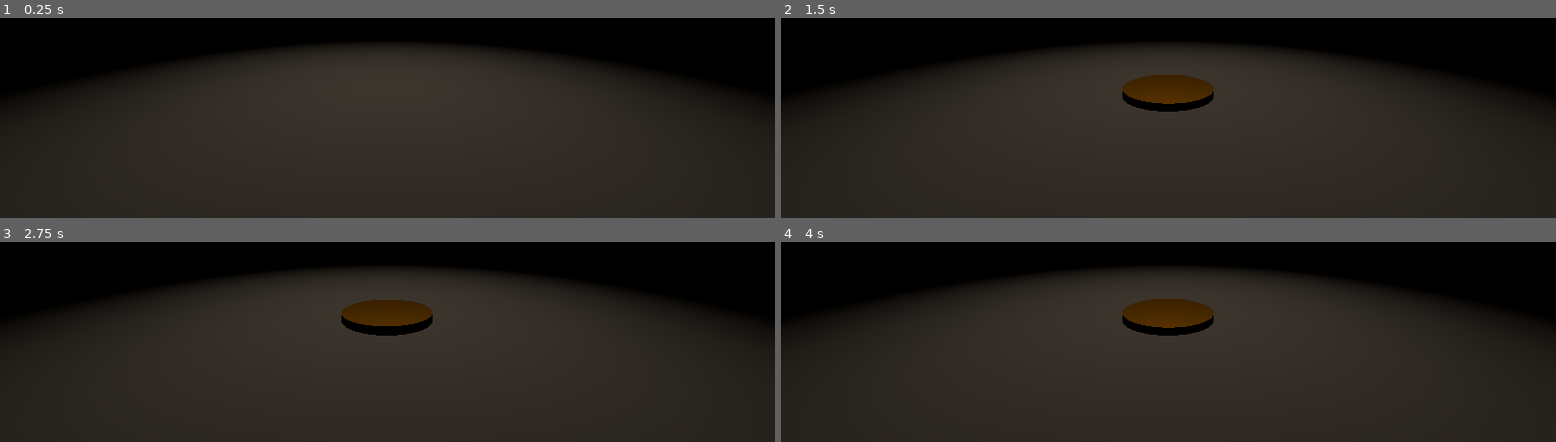
Above: before the commit, frames 1-4 (two rows, left to right).
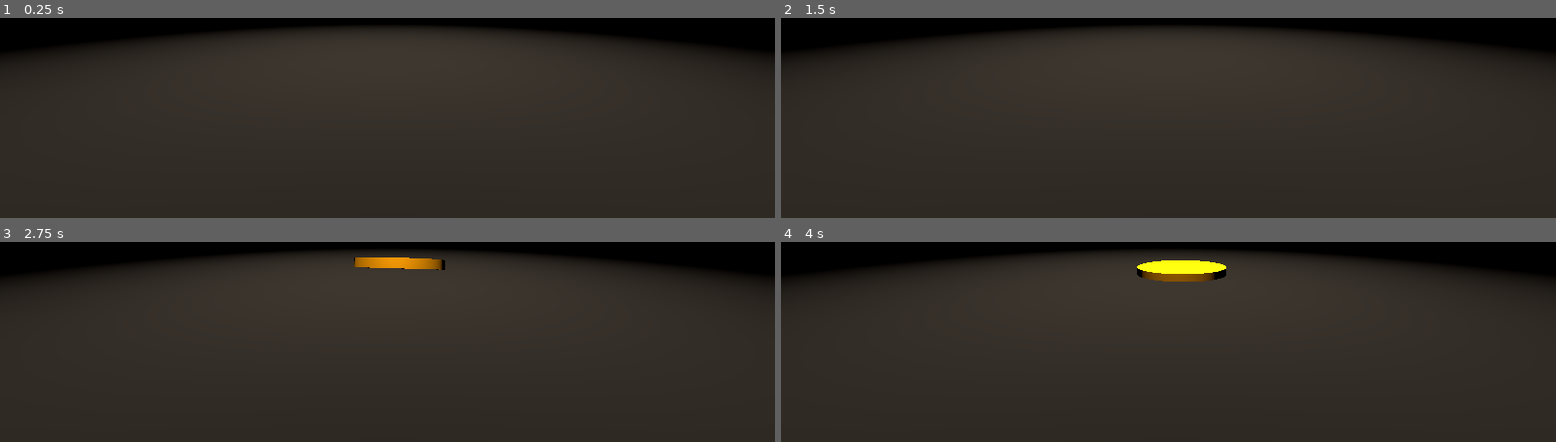
Above: after the commit, the same moments.

Repository: Zawaer/coin-thing
Game: Godot game, scene res://main.tscn
Two runs of this game, one before a commit and one after it. Both use one fixed random seed, a clock stepped at 60 frames per second and the inputs below.
Inputs:
- Up to frame 1 (0.25 s): no input
- Up to frame 2 (1.5 s): tap Enter at 0.5 s
- Up to frame 3 (2.75 s): tap Space at 2 s
- Up to frame 4 (4 s): no input

The runs differ from the first frame. In frame 1, 17% of the frame differs, in the area x 0-100%, y 4-50%; in frame 2, 19%; in frame 3, 19%; in frame 4, 19%.

Commit message:
Refine Coin material properties and adjust Camera and Coin transforms for improved scene integration

Diff:
--- a/coin.tscn
+++ b/coin.tscn
@@ -5,8 +5,8 @@
 
 [sub_resource type="StandardMaterial3D" id="StandardMaterial3D_6qpsl"]
 albedo_color = Color(1.3039066, 0.9075456, 0, 1)
-metallic = 1.0
-roughness = 0.2
+metallic = 0.8
+roughness = 0.7
 
 [sub_resource type="CylinderShape3D" id="CylinderShape3D_6qpsl"]
 height = 0.1
--- a/main.tscn
+++ b/main.tscn
@@ -16,7 +16,7 @@
 [node name="Main" type="Node3D"]
 
 [node name="Camera3D" type="Camera3D" parent="."]
-transform = Transform3D(1, 0, 0, 0, 1, 0, 0, 0, 1, 0, 1.135355, 3.134963)
+transform = Transform3D(1, 0, 0, 0, 1, 0, 0, 0, 1, 0, 0.6482049, 2.414168)
 current = true
 
 [node name="WorldEnvironment" type="WorldEnvironment" parent="."]
@@ -40,4 +40,4 @@
 omni_range = 6.0
 
 [node name="Coin" parent="." instance=ExtResource("1_ig7tw")]
-transform = Transform3D(1, 0, 0, 0, 1, 0, 0, 0, 1, 0, 5.754348, 0)
+transform = Transform3D(-0.81902134, 0.15145984, -0.55341107, 0.39710188, -0.546564, -0.73727727, -0.41414246, -0.82360655, 0.3875026, 0, 27.61137, 0)
